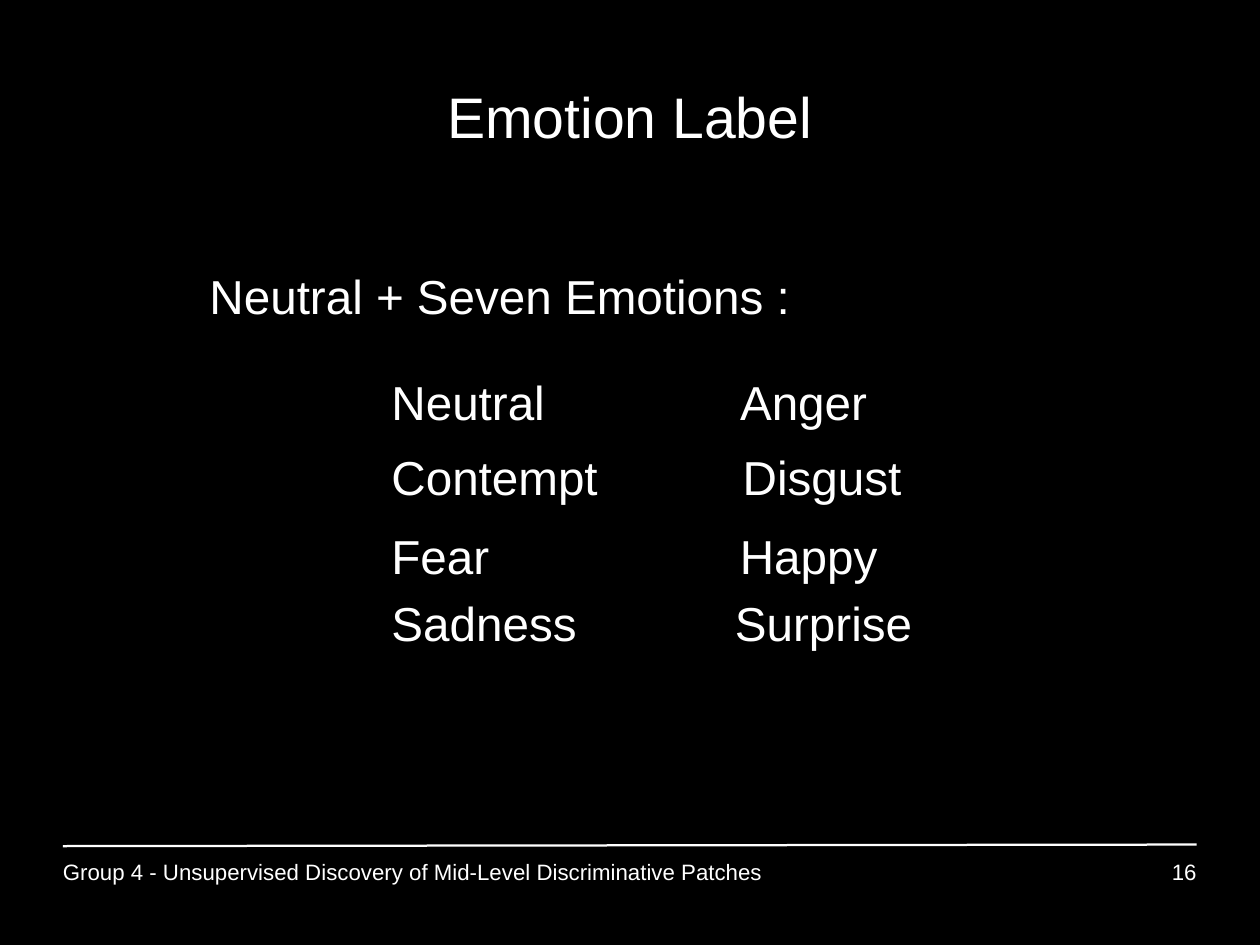
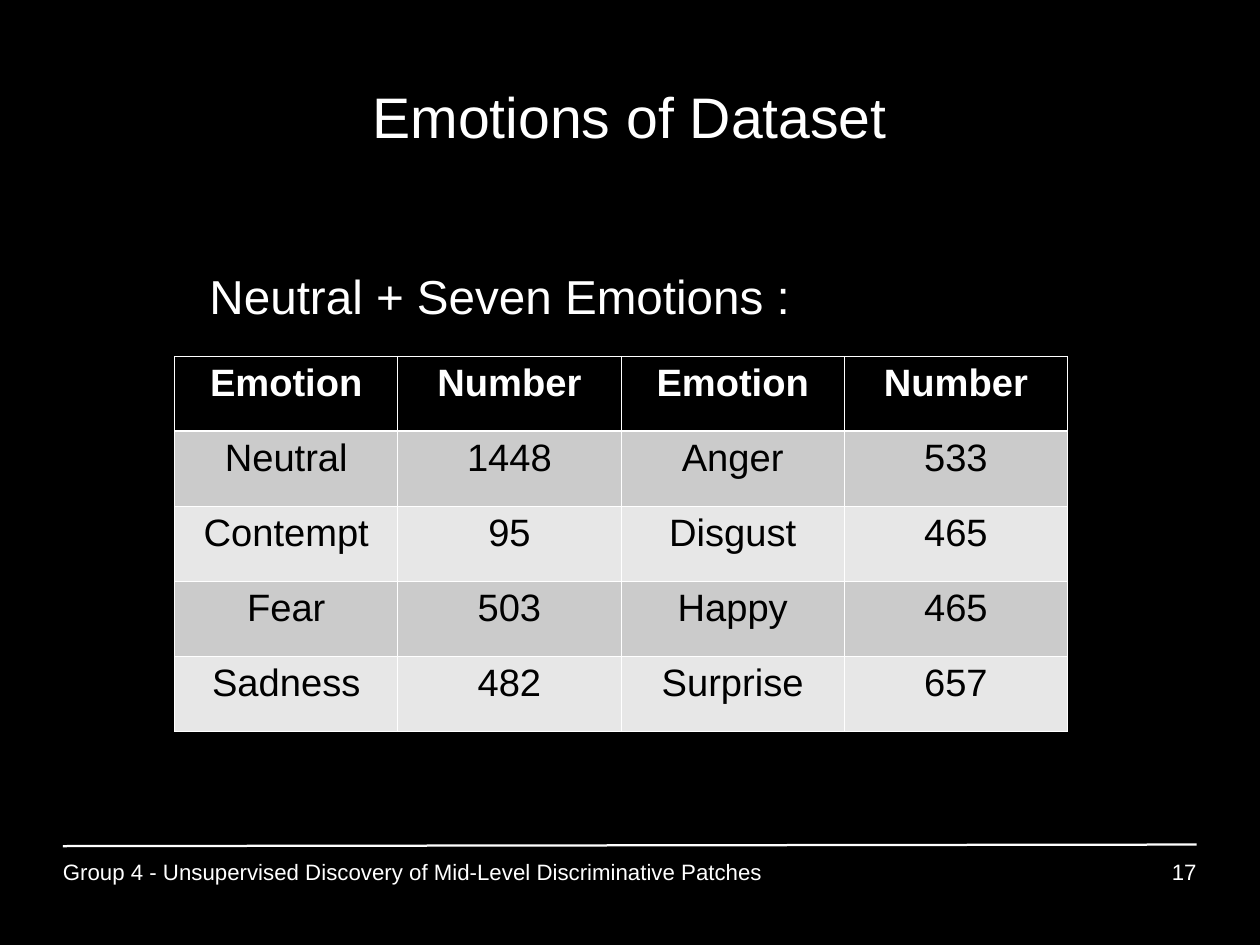
Before and after one commit to GiannisPapadopoulos/DiscriminativePatches, a slide deck: slide 17 of presentations/period3/MAI_Project1_Group4.ppt (slide 16 before the commit). Drawn at 1260x945 pixels with LibreOffice and Linux fonts; fonts in the diff are those of the drawing; background and template pictures are left out. Boxes give left, top, right and bottom in pixels: in the first picture for what was removed or moved away, otherwise in the second. Text is boxed around its words. In the diff, an @@ line names an element or a change of style, - is before the commit and + after.

```diff
--- a/presentations/period3/MAI_Project1_Group4.ppt
+++ b/presentations/period3/MAI_Project1_Group4.ppt
@@ title at [372, 96, 887, 139]: text changed @@
-Emotion Label
+Emotions of Dataset
@@ table added at [175, 357, 1067, 732], 5 rows, 4 columns @@
+Emotion | Number | Emotion | Number
+Neutral | 1448 | Anger | 533
+Contempt | 95 | Disgust | 465
+Fear | 503 | Happy | 465
+Sadness | 482 | Surprise | 657
@@ text removed at [391, 385, 912, 651] @@
-Neutral Anger
-Contempt Disgust
-Fear Happy
-Sadness Surprise
@@ page number at [1172, 864, 1197, 880]: text changed @@
-16
+17
```
Also in this commit, not shown: 1 other slide changed, 1 slide added, 2 slides removed.
